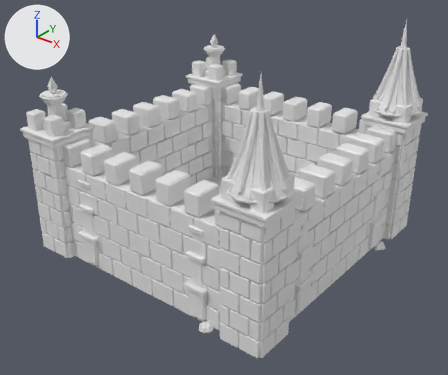
Renders of the FBX model models/survival_buildings/wall_lv08_flow.fbx from each side of a commit.
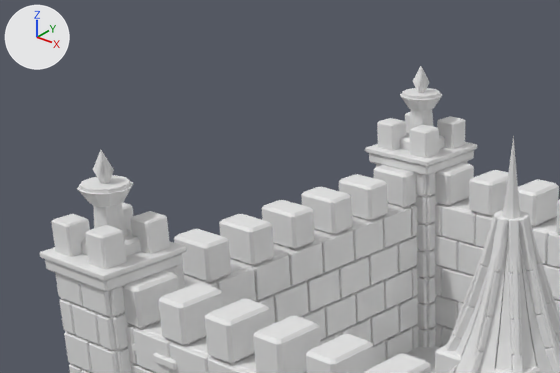
Each version appears first whole from a 50 mm lens placed at (306.0, -390.0, 289.0), pointed at (8.0, -18.0, 58.0), and next in a close-up on the part from 0% to 64% of the width and 0% to 51% of the height. Lighting does not change. The marker at upper left points along +X, +Y and +Z. The first two pictures are the older version. Where no turn or scale is listed for an object, it has been applied to the vertices. Vertices at exactly the same position are counted once.

Objects in the first close-up: 'wall_lv08'.
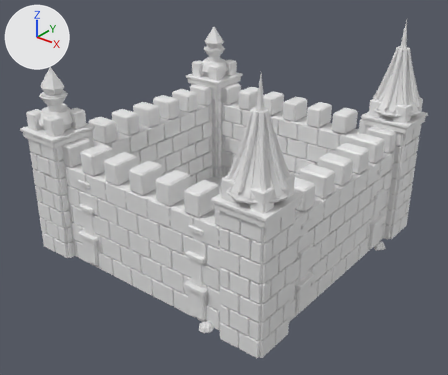
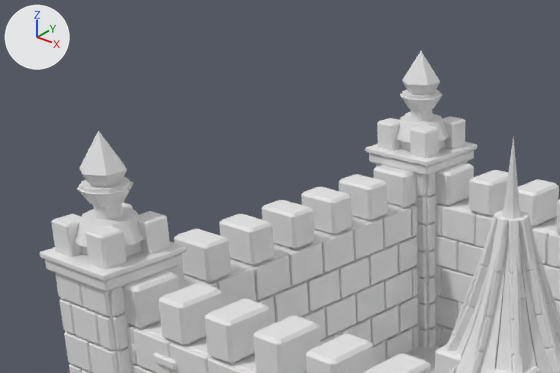
The change, as a diff of the scene's bpy script:
```diff
--- a/models/survival_buildings/wall_lv08_flow.fbx.py
+++ b/models/survival_buildings/wall_lv08_flow.fbx.py
@@ me_wall_lv08 @@
 # used by ob_wall_lv08; location = (0.0, 0.0, 0.0)
-me_wall_lv08.from_pydata(...)  # 33518 vertices, 62380 faces; spans x -124.0..124.0, y -123.0..123.0, z 0.0..194.0
+me_wall_lv08.from_pydata(...)  # 33690 vertices, 62676 faces; spans x -124.0..124.0, y -123.0..123.0, z 0.0..194.0
+# me_wall_lv08 part 1: a new loose piece, a 12-sided cut cone along z (radius 15.7 at the low end, 11.2 at the high end) spanning x -115.7..-84.3, y 85.2..116.6, z 117.5..126.4, in mat_materials_survival_buildings_wall_lv08_vmat (its picture is missing)
+# me_wall_lv08 part 2: a new loose piece, a 6-sided cut cone along z (radius 4.0 at the low end, 10.0 at the high end) spanning x -109.0..-91.0, y 91.0..111.0, z 135.0..146.0, in mat_materials_survival_buildings_wall_lv08_vmat (its picture is missing)
+# me_wall_lv08 part 3: a new loose piece, a 6-sided cone pointing to +z spanning x -109.0..-91.0, y 91.0..111.0, z 146.0..162.0, in mat_materials_survival_buildings_wall_lv08_vmat (its picture is missing)
+# me_wall_lv08 part 4: a new loose piece, a 12-sided cut cone along z (radius 15.7 at the low end, 11.2 at the high end) spanning x -115.7..-84.3, y -116.6..-85.2, z 117.5..126.4, in mat_materials_survival_buildings_wall_lv08_vmat (its picture is missing)
+# me_wall_lv08 part 5: a new loose piece, a 6-sided cut cone along z (radius 4.0 at the low end, 10.0 at the high end) spanning x -109.0..-91.0, y -111.0..-91.0, z 135.0..146.0, in mat_materials_survival_buildings_wall_lv08_vmat (its picture is missing)
+# me_wall_lv08 part 6: a new loose piece, a 6-sided cone pointing to +z spanning x -109.0..-91.0, y -111.0..-91.0, z 146.0..162.0, in mat_materials_survival_buildings_wall_lv08_vmat (its picture is missing)
+# other edits to the shape of me_wall_lv08 do not show in these pictures
 me_wall_lv08.materials.append(mat_materials_survival_buildings_wall_lv08_vmat)
```

What differs and where, as boxes (x1, y1, x2, y2) in the close-ups (560 x 373 px):
'wall_lv08', reshaped: before (40, 66, 560, 373); after (40, 51, 560, 373)
part 1 of me_wall_lv08, added: after (396, 114, 449, 142)
part 2 of me_wall_lv08, added: after (403, 81, 440, 95)
part 3 of me_wall_lv08, added: after (402, 51, 440, 85)
part 4 of me_wall_lv08, added: after (75, 207, 144, 247)
part 5 of me_wall_lv08, added: after (83, 170, 127, 187)
part 6 of me_wall_lv08, added: after (80, 131, 127, 176)
